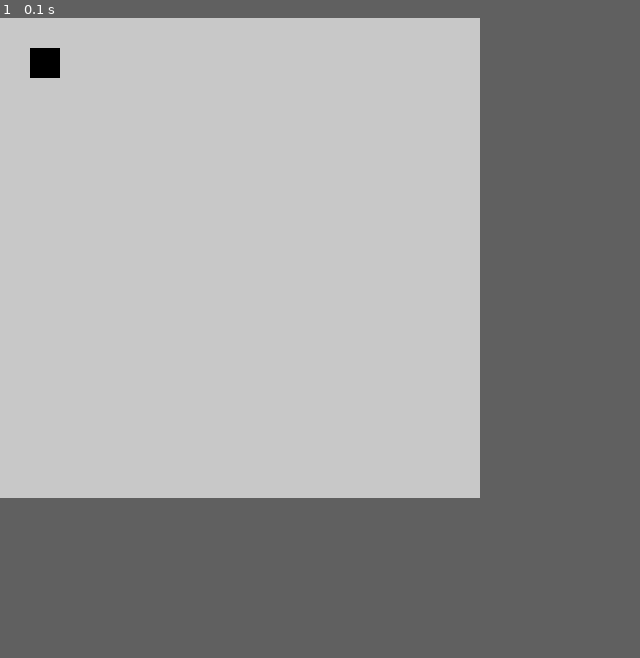
Above: before the commit, frame 1.
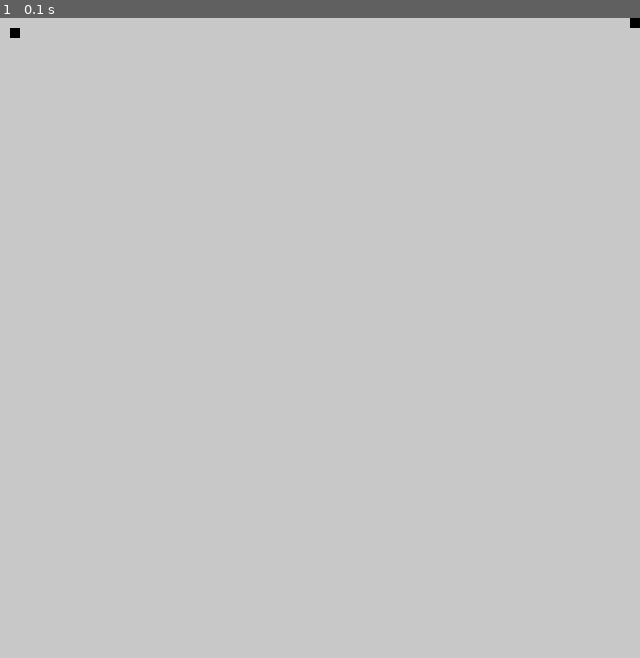
Above: after the commit, the same moment.

Repository: vaibhav02kadam/MP_RBE550
Game: pygame game, started from getting_started/solution/obstacle_field/environment.py
The game is run twice, just before and just after one commit, with the same random seed, the same clock (stepped at 60 frames per second) and the same inputs.
Inputs:
- Up to frame 1 (0.1 s): no input
The window is 480x480 before the commit and 640x640 after it. Grey fills any space a smaller window leaves; there, only what the larger window draws over its background counts as a difference.

The runs differ from the first frame. In frame 1, 0.3% of the frame differs, in the area x 1-100%, y 0-10%.

Commit message:
Tried with matplotlib | Not satisfactory results

Diff:
--- a/getting_started/solution/obstacle_field/env_utils.py
+++ b/getting_started/solution/obstacle_field/env_utils.py
@@ -1,9 +1,9 @@
 
 
 #Grid params
-grid_width = 16
-grid_height = 16
-block_size = 30
+grid_width = 64
+grid_height = 64
+block_size = 10
 
 #Screen params
 screen_width = grid_width*block_size
--- /dev/null
+++ b/getting_started/solution/obstacle_field/environment_mbplot.py
@@ -0,0 +1,102 @@
+import os, sys
+from matplotlib.figure import Figure
+import random as rnd
+import math
+from env_utils import*
+
+import numpy as np
+import matplotlib.pyplot as plt
+import matplotlib.patches as patches
+
+from PIL import Image, ImageDraw
+
+
+#Initilising pygame module
+# pygame.init()
+
+class Grid:
+
+    def __init__(self, grid_width, grid_height, block_size, tetro):
+
+        self.grid_width = grid_width
+        self.grid_height = grid_height
+        self.block_size = block_size
+        self.tetro = tetro
+        self.grid_env = []
+
+        self.screen_width = self.grid_width*self.block_size
+        self.screen_height = self.grid_height*self.block_size
+
+        self.obstacle_occupancy = obstacle_occupancy_percent/100
+
+        print("Intiliasing Environment with Grid ")
+
+    def drawGrid(self):
+
+        for row in range(0, len(self.grid_env[0])):
+            for col in range(0, len(self.grid_env)):
+                x_cords = col*block_size
+                y_cords = row*block_size
+
+                sq = patches.Rectangle((x_cords, y_cords), self.block_size,  self.block_size, fill=True, facecolor="b")
+                ax.add_patch(sq)
+
+
+    def getGridEnv(self):
+
+        #Create free space grid environment
+        for _ in range(0, self.grid_height):
+            row = []
+            for _ in range(0, self.grid_width):
+                row.append(0)
+            self.grid_env.append(row)
+
+
+    def isBlockOccupied(self, x, y) -> bool:
+        if self.grid_env[x][y] == 1 :
+            return self.grid_env[x][y]
+        else:
+            return 0
+
+
+    def getObstacles(self):
+        obstacle_grids = round((self.grid_width * self.grid_height)*self.obstacle_occupancy)
+
+        random_tetro_shape = rnd.choice(self.tetro)
+        rand_x_cord = rnd.randint(0, len(self.grid_env[0]))
+        rand_y_cord = rnd.randint(0, len(self.grid_env))
+        print("rand shape and coords",random_tetro_shape, (rand_x_cord, rand_y_cord))
+
+        random_rotation = rnd.choice([90, 180, 270,360])
+        print("random rotation", random_rotation)
+
+
+        for x_ in range(0, len(self.grid_env[0])):
+            for y_ in range(0, len(self.grid_env)):
+                if x_ == rand_x_cord and y_ == rand_y_cord:
+                    self.grid_env[x_][y_] = 1
+
+
+
+
+if __name__ == '__main__':
+
+    grid = Grid(grid_width, grid_height, block_size, tetro)
+
+    grid.getGridEnv()
+    grid.grid_env[1][1] = 1
+    grid.getObstacles()
+
+    image = Image.new(mode="RGBA", size=(grid.screen_width, grid.screen_height), color="white")
+
+    print("Grid", grid.grid_env)
+
+    # fig, ax = plt.subplots(1)
+    # ax.imshow(image)
+
+    # grid.drawGrid()
+
+
+    plt.axis('off')
+    plt.savefig('test_env.png', dpi=100 )
+    plt.show()
--- /dev/null
+++ b/getting_started/solution/obstacle_field/simple_poly.py
@@ -0,0 +1,41 @@
+import numpy as np
+import matplotlib.pyplot as plt
+import matplotlib.patches as patches
+import matplotlib.collections as coll
+
+from PIL import Image, ImageDraw
+
+
+wid = 1
+hei = 1
+nrows = 10
+ncols = 10
+inbetween = 0.1
+my_dpi = 100
+
+
+xx = np.arange(0, ncols, (wid+inbetween))
+yy = np.arange(0, nrows, (hei+inbetween))
+
+image = Image.new(mode="RGB", size=(1500, 1500), color="white")
+
+fig = plt.figure(figsize=(150, 150))
+ax = plt.subplot(111, aspect='equal')
+
+
+fig, ax = plt.subplots(1)
+# ax.imshow(image)
+
+# pat = []
+# for xi in xx:
+#     for yi in yy:
+#         sq = patches.Rectangle((xi, yi), wid, hei, fill=True, facecolor="b")
+#         ax.add_patch(sq)
+
+# ax.axis([0,ncols+1,0,nrows+1])
+# pat.append(sq)
+
+
+plt.axis('off')
+plt.savefig('test.png', dpi=my_dpi)
+plt.show()
Binary file added: getting_started/solution/obstacle_field/128_test.png
Binary file added: getting_started/solution/obstacle_field/test.png
Binary file added: getting_started/solution/obstacle_field/test_env.png
